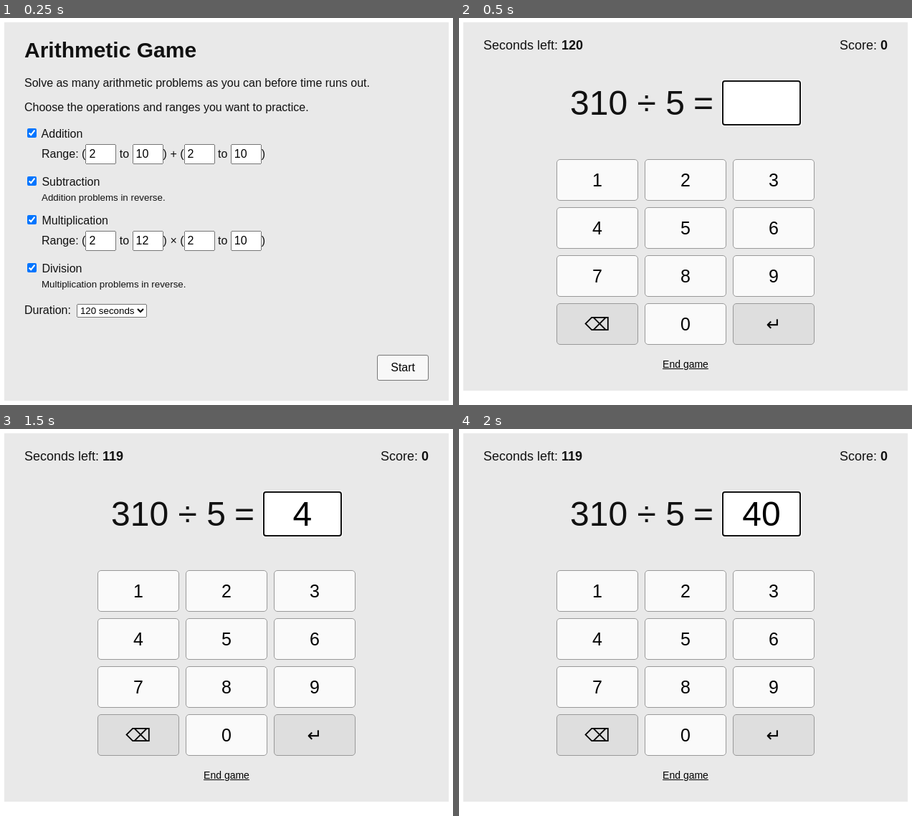
Above: before the commit, frames 1-4 (two rows, left to right).
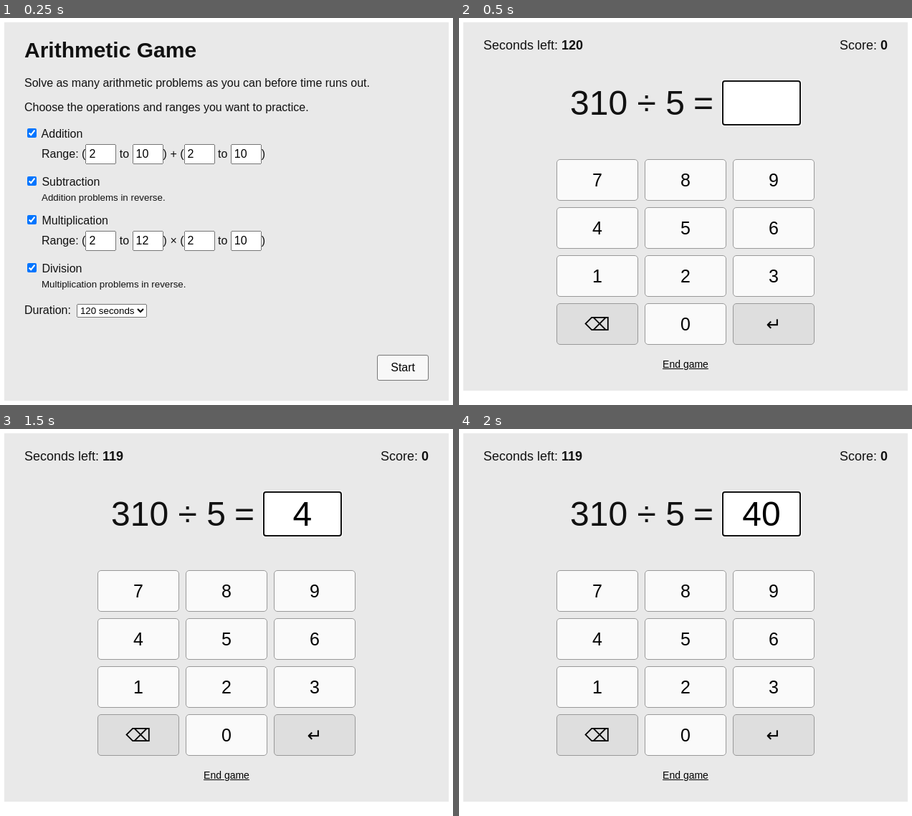
Above: after the commit, the same moments.

Repository: Rajsingh0010/arithmetic-game
Game: browser game, page index.html
Two runs of this game, one before a commit and one after it. Both use one fixed random seed, a clock stepped at 60 frames per second and the inputs below.
Inputs:
- Up to frame 1 (0.25 s): no input
- Up to frame 2 (0.5 s): click "Start" at 0.27 s
- Up to frame 3 (1.5 s): click "4" at 1.27 s
- Up to frame 4 (2 s): click "0" at 1.87 s

Frame 1 is identical in both runs. In frame 2, 0.2% of the frame differs, in the area x 29-71%, y 40-69%; in frame 3, 0.2%; in frame 4, 0.2%.

Commit message:
Improve mobile keypad and answer flow

Diff:
--- a/index.html
+++ b/index.html
@@ -17,7 +17,7 @@
 <label class="operation"><span><input id="div" type="checkbox" checked> Division</span><small>Multiplication problems in reverse.</small></label>
 <label class="duration">Duration: <select id="duration"><option value="30">30 seconds</option><option value="60">60 seconds</option><option value="120" selected>120 seconds</option><option value="300">300 seconds</option><option value="600">600 seconds</option></select></label>
 <p id="setupFeedback" class="feedback"></p><button id="start" class="primary">Start</button></section>
-<section id="game" hidden><div class="game-stats"><span>Seco …(262 unchanged characters)… </p><div class="keypad"><button data-k="1">1</button><button data-k="2">2</button><button data-k="3">3</button><button data-k="4">4</button><button data-k="5">5</button><button data-k="6">6</button><button data-k="7">7</button><button data-k="8">8</button><button data-k="9">9</button><button data-k="back" class="ut …(166 unchanged characters)…
+<section id="game" hidden><div class="game-stats"><span>Seco …(262 unchanged characters)… </p><div class="keypad"><button data-k="7">7</button><button data-k="8">8</button><button data-k="9">9</button><button data-k="4">4</button><button data-k="5">5</button><button data-k="6">6</button><button data-k="1">1</button><button data-k="2">2</button><button data-k="3">3</button><button data-k="back" class="ut …(166 unchanged characters)…
 <section id="results" hidden><h1>Time’s up!</h1><p class="final">You solved <strong id="finalScore">0</strong> problems.</p><p id="best"></p><button id="again" class="primary">Play again</button></section>
 </main>
 <script>
@@ -26,7 +26,7 @@
 function make(){let kinds=[];if($("add").checked||$("sub").checked)kinds.push("a");if($("mul").checked||$("div").checke …(517 unchanged characters)…
 function next(){question=make();$("question").textContent=question.text;$("answer").value="";$("answer").focus()}functi …(238 unchanged characters)…
 function finish(){clearInterval(timer);$("finalScore").textContent=score;let best=Math.max(score,Number(localStorage.bestArithmetic||0));localStorage.bestArithmetic=best;$("best").textContent=`Best score: ${best}`;show($("results"))}
-$("start").onclick=()=>{if(!$("add").checked&&!$("sub").chec …(368 unchanged characters)… lick=()=>show($("setup"));$("answer").onkeydown=e=>{if(e.key==="Enter")submit()};document.querySelectorAll("[data-k]").forEach(b=>b.onclick=()=>{let k=b.dataset.k;if(k==="enter")submit();else if(k==="back")$("answer").value=$("answer").value.slice(0,-1);else $("answer").value+=k;$("answer").focus()});
+$("start").onclick=()=>{if(!$("add").checked&&!$("sub").chec …(368 unchanged characters)… lick=()=>show($("setup"));$("answer").oninput=()=>{if(Number($("answer").value)===question.answer)submit()};$("answer").onkeydown=e=>{if(e.key==="Enter")submit()};document.querySelectorAll("[data-k]").forEach(b=>b.onclick=()=>{let k=b.dataset.k;if(k==="enter")submit();else if(k==="back")$("answer").value=$("answer").value.slice(0,-1);else $("answer").value+=k;if(k!=="back"&&Number($("answer").value)===question.answer)submit();else $("answer").focus()});
 </script>
 </body>
 </html>
